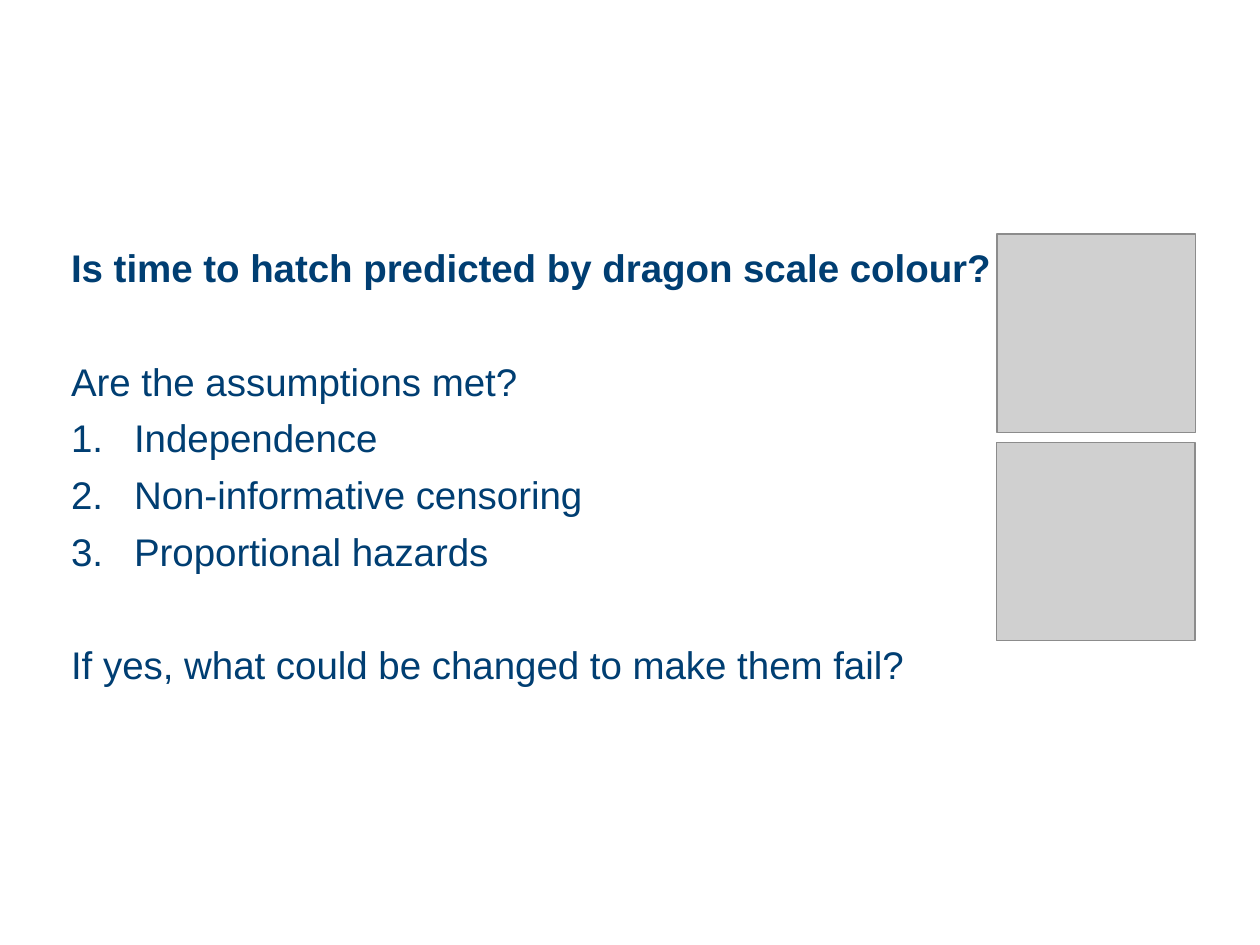
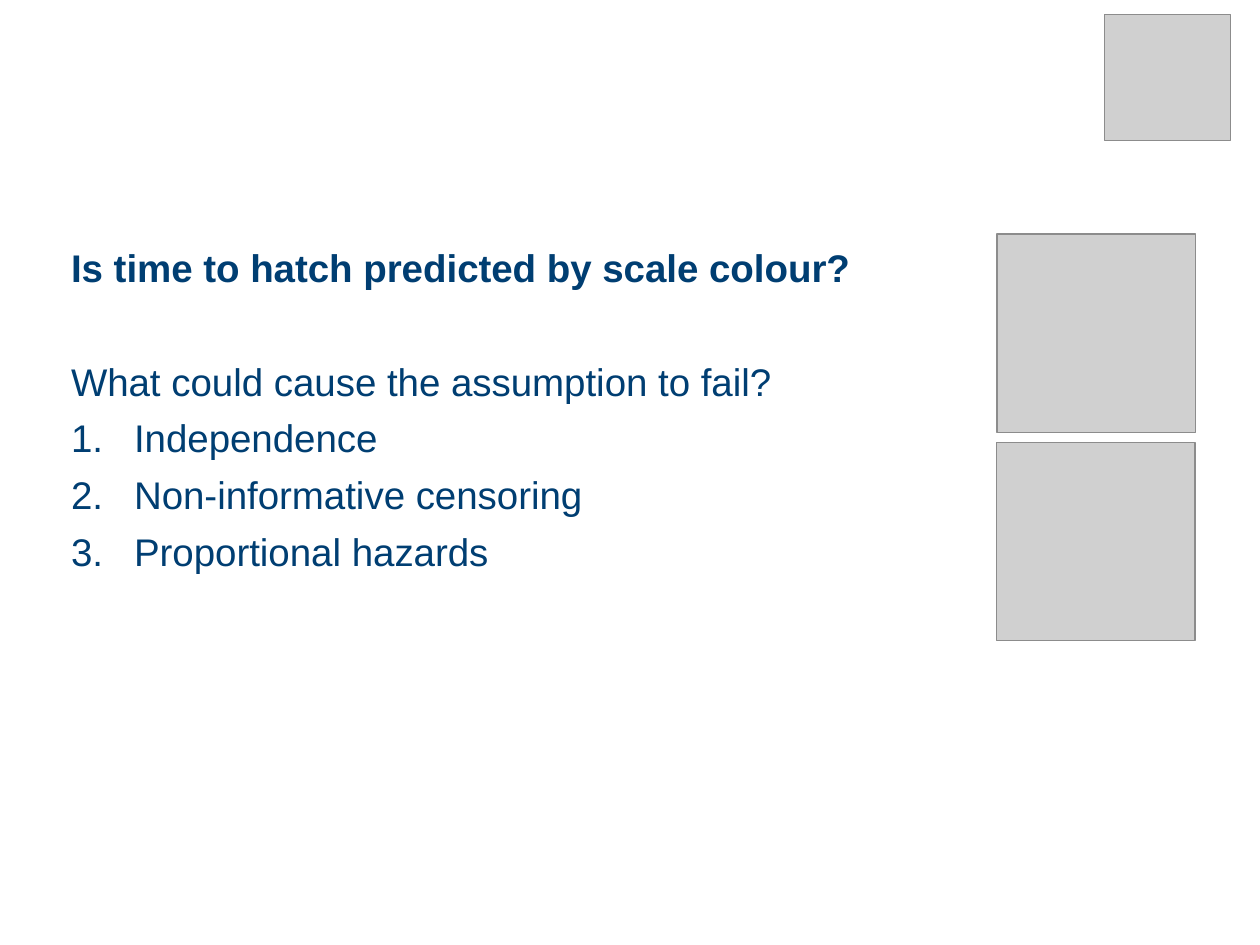
Before and after one commit to cambiotraining/stats-survival-analysis, a slide deck: slide 60 of survival-analysis-draft.pptx (slide 61 before the commit). Drawn at 1260x945 pixels with LibreOffice and Linux fonts; fonts in the diff are those of the drawing; grey boxes stand for pictures; background and template pictures are left out. Boxes give left, top, right and bottom in pixels: in the first picture for what was removed or moved away, otherwise in the second. Text is boxed around its words. In the diff, an @@ line names an element or a change of style, - is before the commit and + after.

```diff
--- a/survival-analysis-draft.pptx
+++ b/survival-analysis-draft.pptx
@@ picture added at [1105, 14, 1231, 140] @@
@@ text at [71, 254, 850, 403]: text changed @@
-Is time to hatch predicted by dragon scale colour?
-Are the assumptions met?
+Is time to hatch predicted by scale colour?
+What could cause the assumption to fail?
@@ text at [71, 651, 904, 687]: paragraph removed @@
-If yes, what could be changed to make them fail?
```
Also in this commit, not shown: 13 other slides changed, 20 slides added, 6 slides removed, 33 other files.
